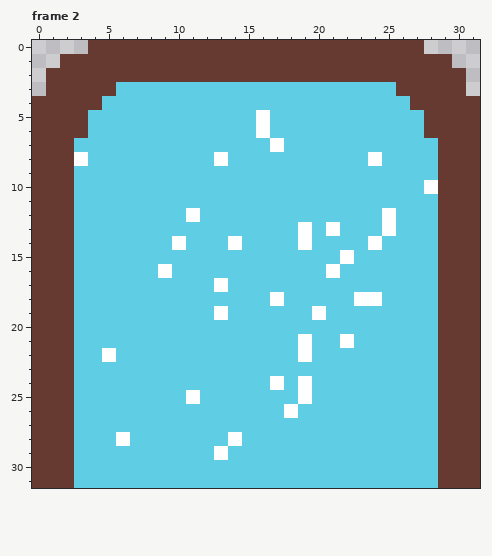
Pixel-art file: Raw/portal.ase. That is the earlier state.
32x32 pixels, 3 frames. Shown: frame 2. The commit also changed other frames, which this record leaves out.
The same view after the edit:
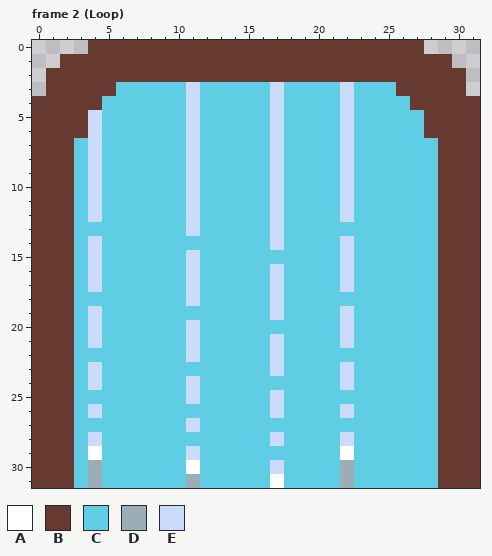
Palette (. is transparent): A #ffffff  B #663931  C #5fcde4  D #9badb7  E #cbdbfc
Commit: New orb image. Art for new portal anim.
Changes in this commit:
layer "FX" added
--- frame 2 (Loop), layers "FX", "Field"
@@ x 0..31 @@
  2 .BBBBBBBBBBBBBBBBBBBBBBBBBBBBBB.
- 3 .BBBBBCCCCCCCCCCCCCCCCCCCCBBBBB.
- 4 BBBBBCCCCCCCCCCCCCCCCCCCCCCBBBBB
- 5 BBBBCCCCCCCCCCCCACCCCCCCCCCCBBBB
- 6 BBBBCCCCCCCCCCCCACCCCCCCCCCCBBBB
- 7 BBBCCCCCCCCCCCCCCACCCCCCCCCCCBBB
- 8 BBBACCCCCCCCCACCCCCCCCCCACCCCBBB
- 9 BBBCCCCCCCCCCCCCCCCCCCCCCCCCCBBB
-10 BBBCCCCCCCCCCCCCCCCCCCCCCCCCABBB
-11 BBBCCCCCCCCCCCCCCCCCCCCCCCCCCBBB
-12 BBBCCCCCCCCACCCCCCCCCCCCCACCCBBB
-13 BBBCCCCCCCCCCCCCCCCACACCCACCCBBB
-14 BBBCCCCCCCACCCACCCCACCCCACCCCBBB
-15 BBBCCCCCCCCCCCCCCCCCCCACCCCCCBBB
-16 BBBCCCCCCACCCCCCCCCCCACCCCCCCBBB
-17 BBBCCCCCCCCCCACCCCCCCCCCCCCCCBBB
-18 BBBCCCCCCCCCCCCCCACCCCCAACCCCBBB
-19 BBBCCCCCCCCCCACCCCCCACCCCCCCCBBB
-20 BBBCCCCCCCCCCCCCCCCCCCCCCCCCCBBB
-21 BBBCCCCCCCCCCCCCCCCACCACCCCCCBBB
-22 BBBCCACCCCCCCCCCCCCACCCCCCCCCBBB
-23 BBBCCCCCCCCCCCCCCCCCCCCCCCCCCBBB
-24 BBBCCCCCCCCCCCCCCACACCCCCCCCCBBB
-25 BBBCCCCCCCCACCCCCCCACCCCCCCCCBBB
-26 BBBCCCCCCCCCCCCCCCACCCCCCCCCCBBB
-27 BBBCCCCCCCCCCCCCCCCCCCCCCCCCCBBB
-28 BBBCCCACCCCCCCACCCCCCCCCCCCCCBBB
-29 BBBCCCCCCCCCCACCCCCCCCCCCCCCCBBB
-30 BBBCCCCCCCCCCCCCCCCCCCCCCCCCCBBB
-31 BBBCCCCCCCCCCCCCCCCCCCCCCCCCCBBB
+ 3 .BBBBBCCCCCECCCCCECCCCECCCBBBBB.
+ 4 BBBBBCCCCCCECCCCCECCCCECCCCBBBBB
+ 5 BBBBECCCCCCECCCCCECCCCECCCCCBBBB
+ 6 BBBBECCCCCCECCCCCECCCCECCCCCBBBB
+ 7 BBBCECCCCCCECCCCCECCCCECCCCCCBBB
+ 8 BBBCECCCCCCECCCCCECCCCECCCCCCBBB
+ 9 BBBCECCCCCCECCCCCECCCCECCCCCCBBB
+10 BBBCECCCCCCECCCCCECCCCECCCCCCBBB
+11 BBBCECCCCCCECCCCCECCCCECCCCCCBBB
+12 BBBCECCCCCCECCCCCECCCCECCCCCCBBB
+13 BBBCCCCCCCCECCCCCECCCCCCCCCCCBBB
+14 BBBCECCCCCCCCCCCCECCCCECCCCCCBBB
+15 BBBCECCCCCCECCCCCCCCCCECCCCCCBBB
+16 BBBCECCCCCCECCCCCECCCCECCCCCCBBB
+17 BBBCECCCCCCECCCCCECCCCECCCCCCBBB
+18 BBBCCCCCCCCECCCCCECCCCCCCCCCCBBB
+19 BBBCECCCCCCCCCCCCECCCCECCCCCCBBB
+20 BBBCECCCCCCECCCCCCCCCCECCCCCCBBB
+21 BBBCECCCCCCECCCCCECCCCECCCCCCBBB
+22 BBBCCCCCCCCECCCCCECCCCCCCCCCCBBB
+23 BBBCECCCCCCCCCCCCECCCCECCCCCCBBB
+24 BBBCECCCCCCECCCCCCCCCCECCCCCCBBB
+25 BBBCCCCCCCCECCCCCECCCCCCCCCCCBBB
+26 BBBCECCCCCCCCCCCCECCCCECCCCCCBBB
+27 BBBCCCCCCCCECCCCCCCCCCCCCCCCCBBB
+28 BBBCECCCCCCCCCCCCECCCCECCCCCCBBB
+29 BBBCACCCCCCECCCCCCCCCCACCCCCCBBB
+30 BBBCDCCCCCCACCCCCECCCCDCCCCCCBBB
+31 BBBCDCCCCCCDCCCCCACCCCDCCCCCCBBB
